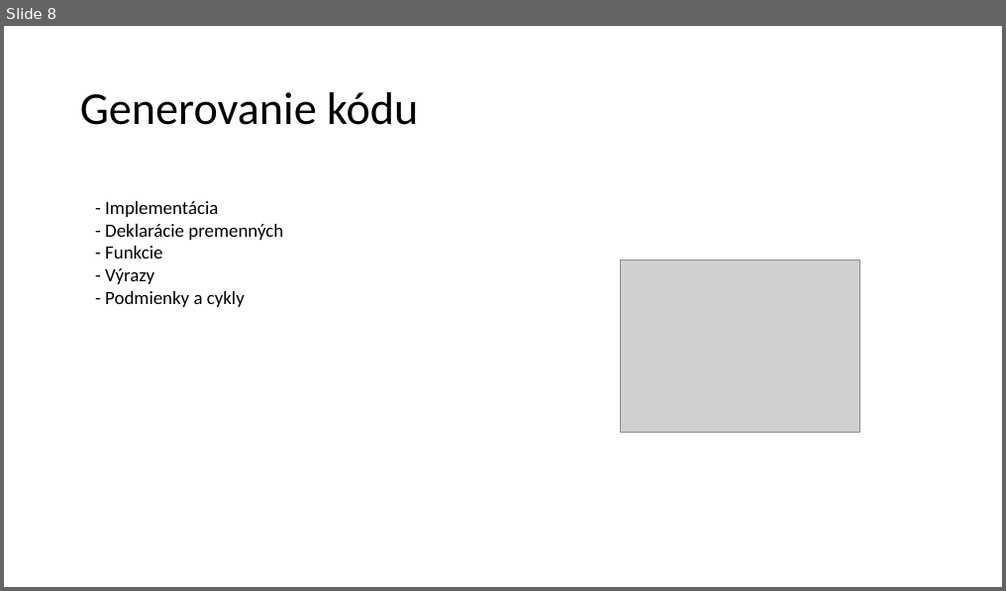
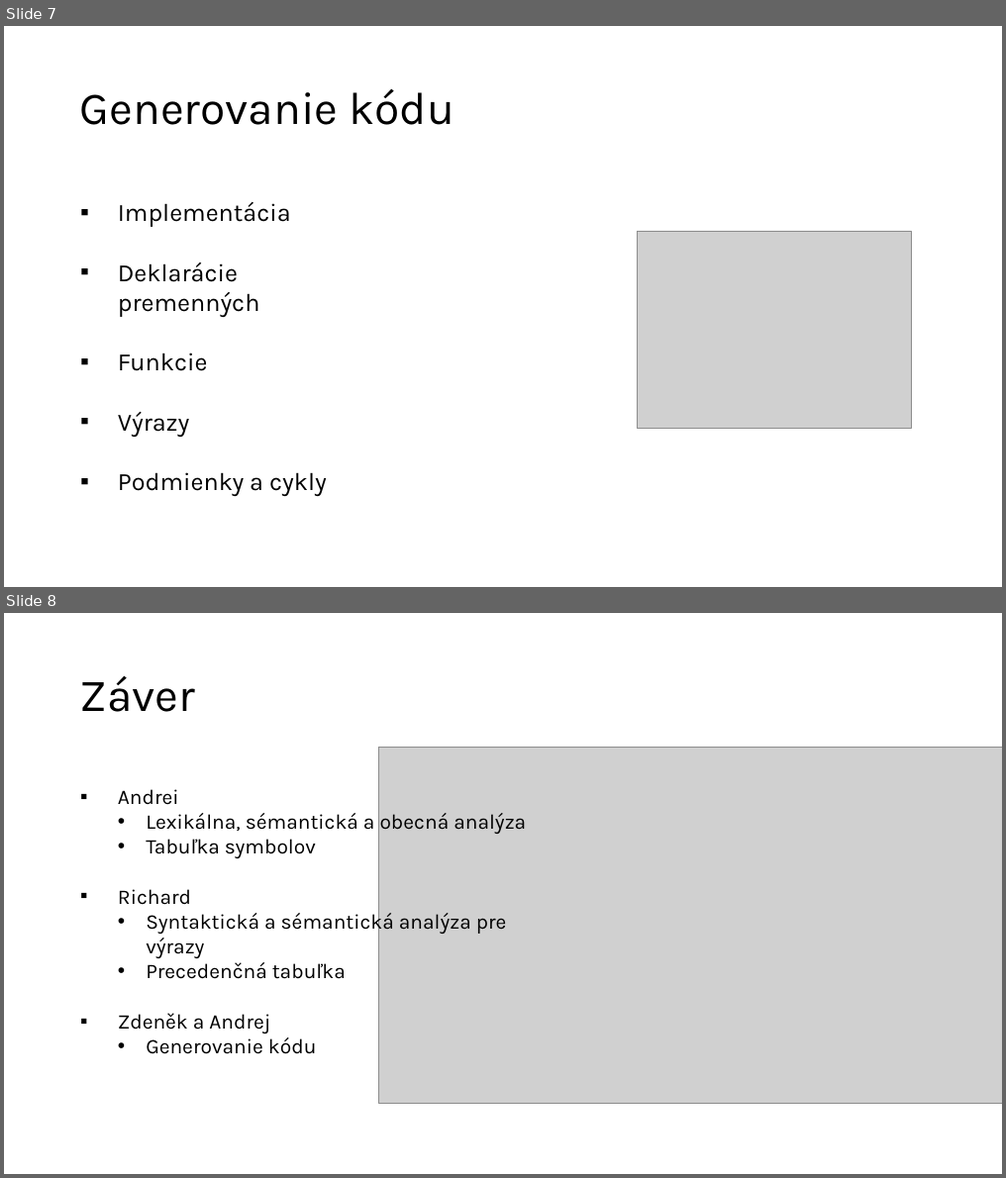
Before and after one commit to AndreiShchepa/BUT_COMPILER_2021, a slide deck: documentation/Presentation.pptx. Shown one above the other, each under a label of ours: slide 8 before the commit, slides 7 and 8 after it. The pictures are 1006x591 and 1006x1178 pixels, drawn with LibreOffice and Linux fonts; fonts in the diff are those of the drawing; grey boxes stand for pictures. Boxes give left, top, right and bottom in pixels: in the first picture for what was removed or moved away, otherwise in the second. Text is boxed around its words. In the diff, an @@ line names an element or a change of style, - is before the commit and + after.

```diff
--- a/documentation/Presentation.pptx
+++ b/documentation/Presentation.pptx
@@ slide 8 added at (4, 613, 1002, 1174), background #FFFFFF @@
@@ title added at (80, 675, 195, 712), 44 pt, text #000000 @@
+Záver
@@ picture added at (378, 747, 1002, 1103) @@
@@ text added at (118, 789, 526, 1034), 20 pt, text #000000 @@
+▪ Andrei
+  • Lexikálna, sémantická a obecná analýza
+  • Tabuľka symbolov
+▪ Richard
+  • Syntaktická a sémantická analýza pre výrazy
+  • Precedenčná tabuľka
+▪ Zdeněk a Andrej
+  • Generovanie kódu
@@ what was slide 8 is now slide 7 @@
@@ slide 7 changed as well @@
@@ title "Generovanie kódu" at (80, 88, 455, 125): font Calibri to Karla @@
@@ text at (118, 202, 327, 496): text changed; size 18 to 24 pt; font Calibri to Karla @@
-- Implementácia
-- Deklarácie premenných
-- Funkcie
-- Výrazy
-- Podmienky a cykly
+▪ Implementácia
+▪ Deklarácie premenných
+▪ Funkcie
+▪ Výrazy
+▪ Podmienky a cykly
@@ picture: place and size @@
-picture at (620, 260, 859, 432)
+picture at (637, 231, 912, 429)
```
Also in this commit, not shown: 5 other slides changed, 1 other slide added, 4 slides removed, 1 other file.
